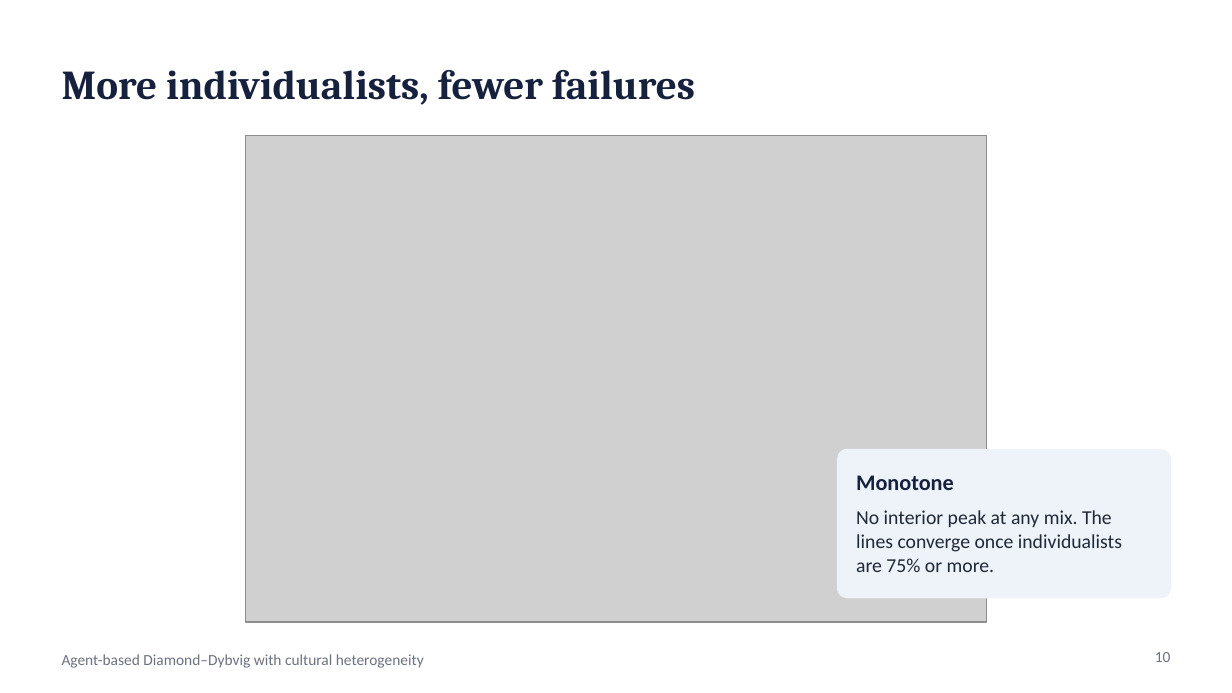
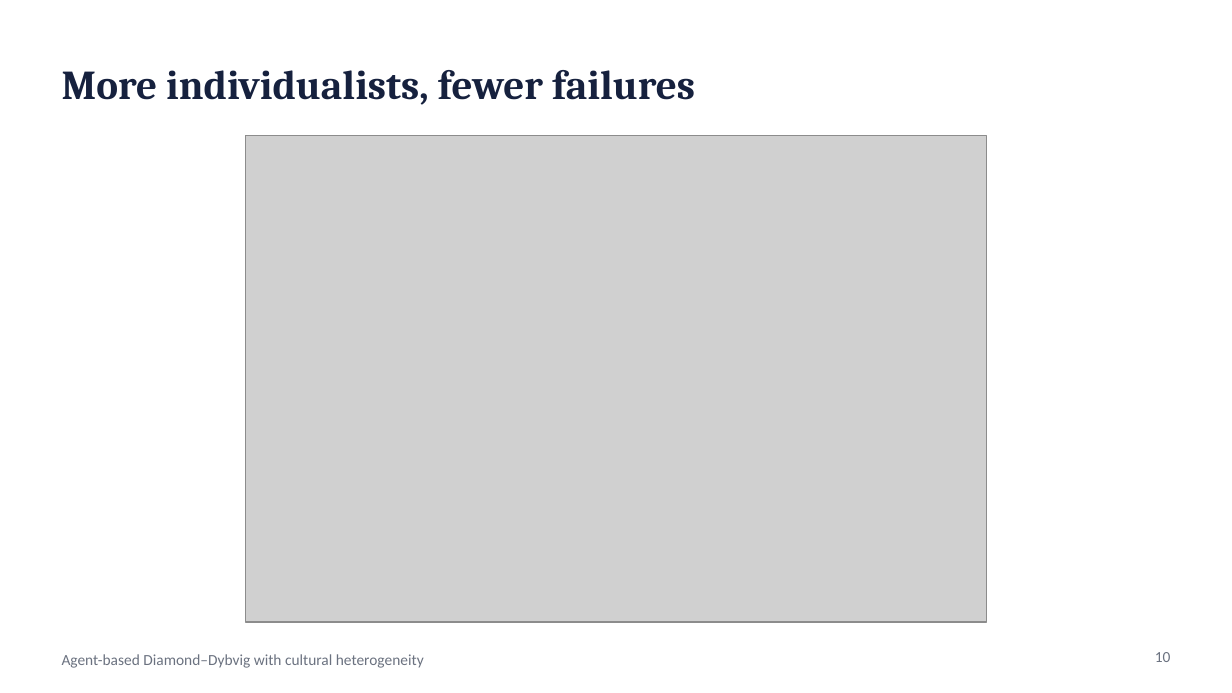
Before and after one commit to wlstover/BankRuns5, a slide deck: slide 10 of docs/deck_2026-10-26_seminar.pptx. Drawn at 1232x693 pixels with LibreOffice and Linux fonts; fonts in the diff are those of the drawing; grey boxes stand for pictures. Boxes give left, top, right and bottom in pixels: in the first picture for what was removed or moved away, otherwise in the second. Text is boxed around its words. In the diff, an @@ line names an element or a change of style, - is before the commit and + after.

```diff
--- a/docs/deck_2026-10-26_seminar.pptx
+++ b/docs/deck_2026-10-26_seminar.pptx
@@ rounded rectangle removed at [838, 450, 1170, 598] @@
@@ text removed at [856, 475, 954, 490] @@
-Monotone
@@ text removed at [856, 510, 1122, 572] @@
-No interior peak at any mix. The lines converge once individualists are 75% or more.
```
Also in this commit, not shown: 2 other files.
